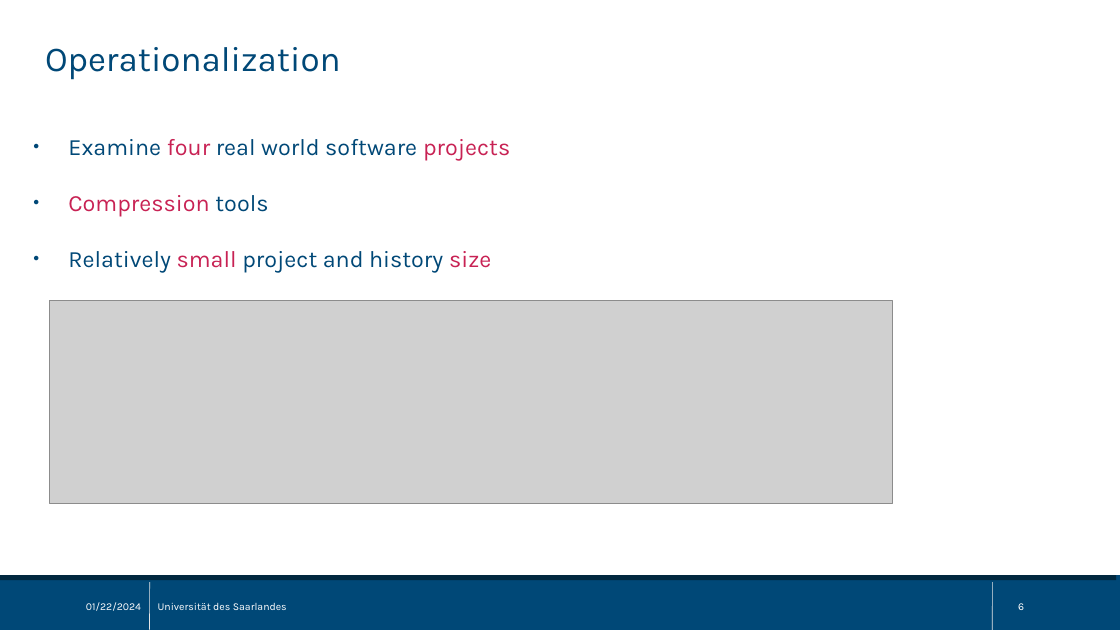
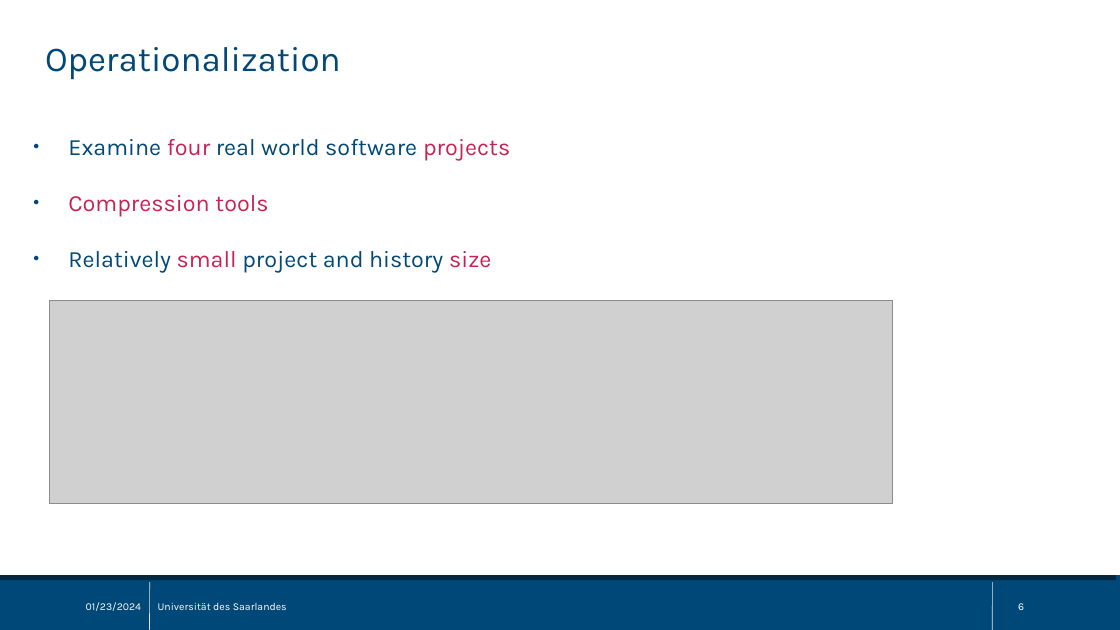
Before and after one commit to sisteu56/bachelor, a slide deck: slide 6 of pres/bachelor_thesis_pres.odp. Drawn at 1120x630 pixels with LibreOffice and Linux fonts; fonts in the diff are those of the drawing; grey boxes stand for pictures. Boxes give left, top, right and bottom in pixels: in the first picture for what was removed or moved away, otherwise in the second. Text is boxed around its words. In the diff, an @@ line names an element or a change of style, - is before the commit and + after.

```diff
--- a/pres/bachelor_thesis_pres.odp
+++ b/pres/bachelor_thesis_pres.odp
@@ text at <box>68,195,268,216</box>: text colour #004877 to #C82254 in "tools" @@
@@ text at <box>86,602,141,611</box>: text changed @@
-01/22/2024
+01/23/2024
```
Also in this commit, not shown: 17 other slides changed, 4 other files.
